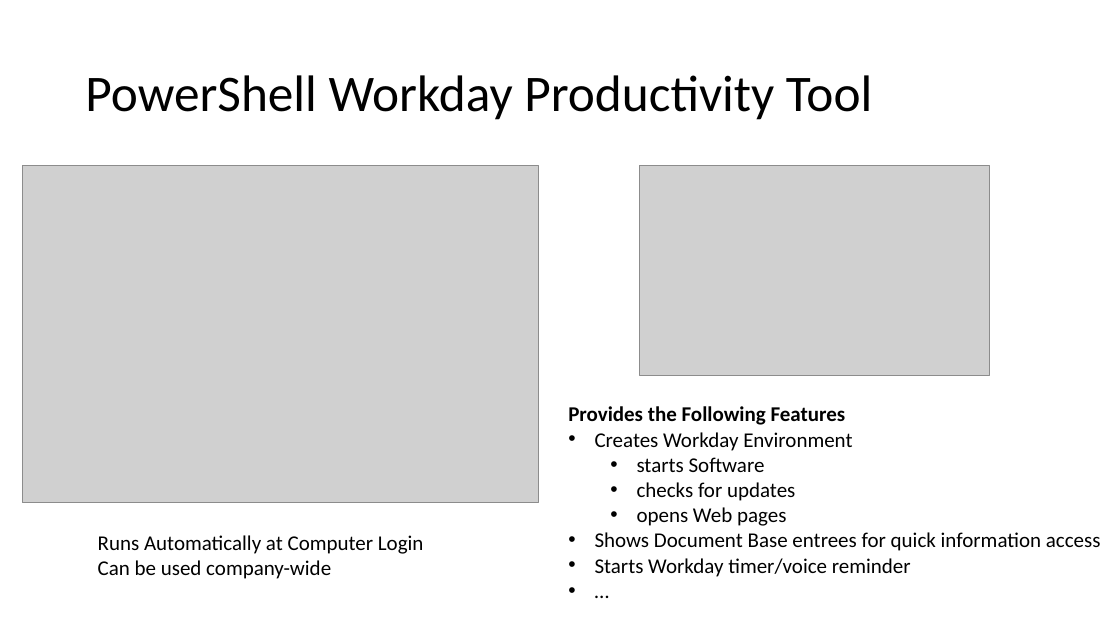
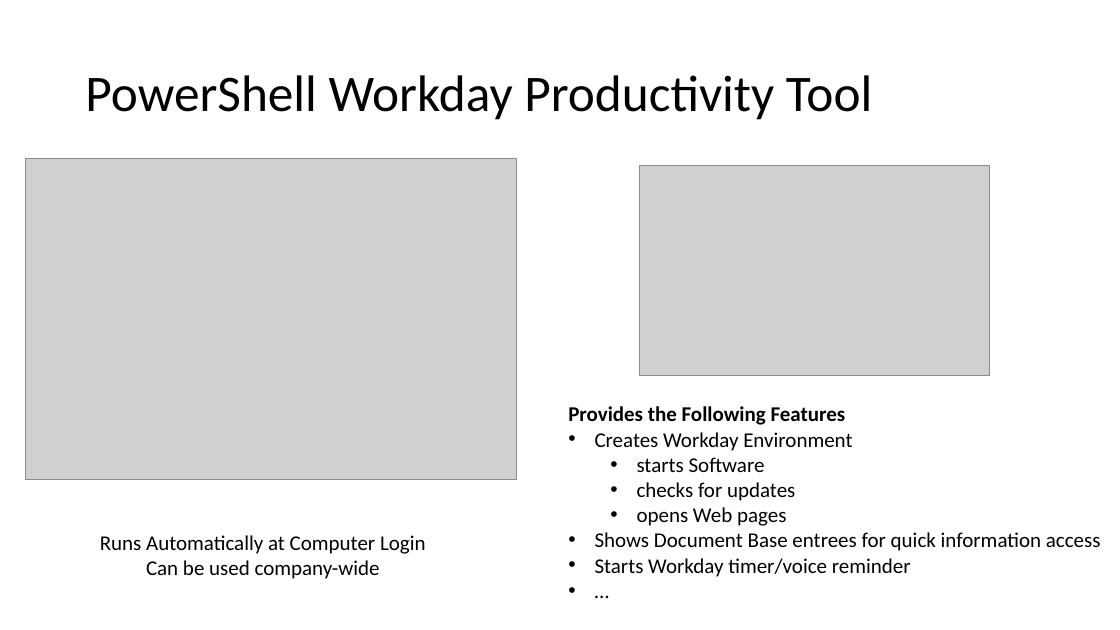
Before and after one commit to tomovingstar/PowerShell, a slide deck: slide 1 of Productivity/PowershellProductivityTool.pptx. Drawn at 1120x630 pixels with LibreOffice and Linux fonts; fonts in the diff are those of the drawing; grey boxes stand for pictures. Boxes give left, top, right and bottom in pixels: in the first picture for what was removed or moved away, otherwise in the second. Text is boxed around its words. In the diff, an @@ line names an element or a change of style, - is before the commit and + after.

```diff
--- a/Productivity/PowershellProductivityTool.pptx
+++ b/Productivity/PowershellProductivityTool.pptx
@@ picture: place and size @@
-picture at (22, 166, 539, 503)
+picture at (25, 159, 517, 480)
@@ text "Runs Automatically at Computer Login" at (100, 535, 426, 579): alignment left to centre @@
```
